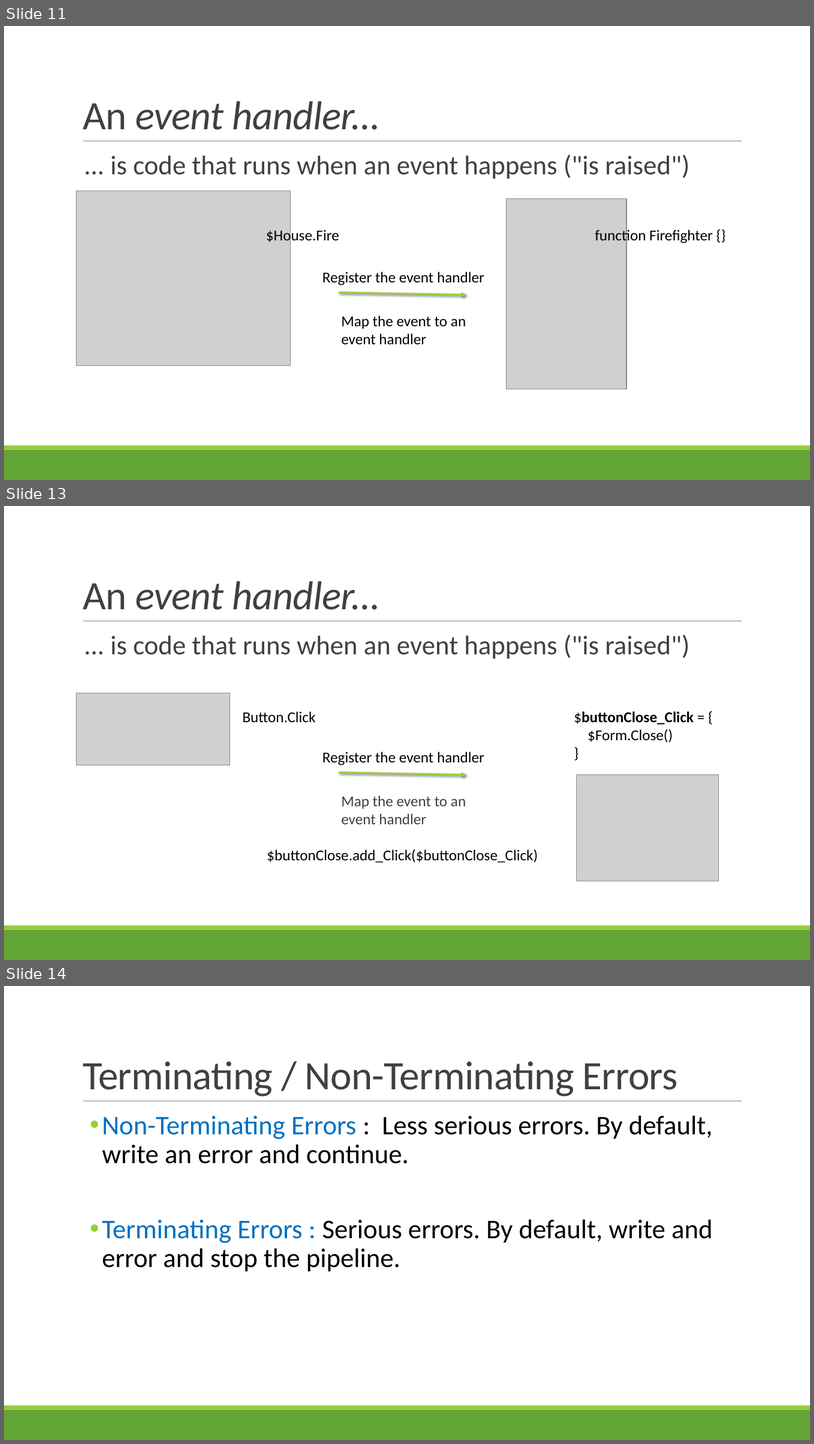
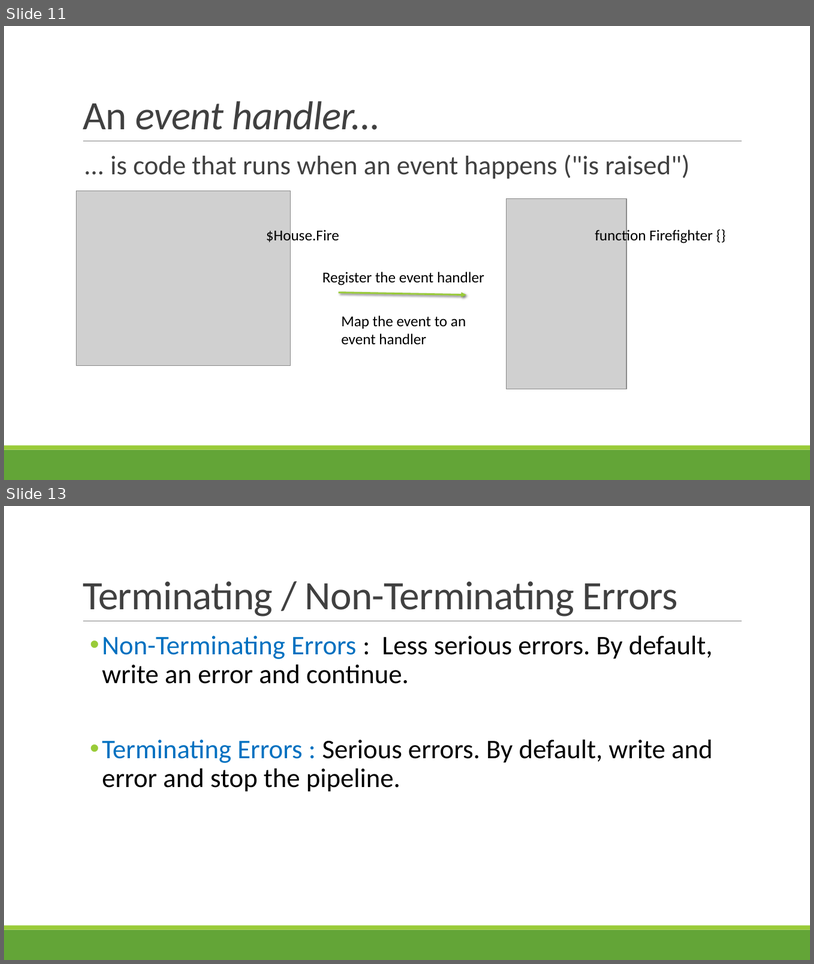
Before and after one commit to juneb/ThinkingInEvents, a slide deck: ThinkingInEvents-UserGroupTalk.pptx. Shown one above the other, each under a label of ours: slides 11, 13 and 14 before the commit, slides 11 and 13 after it; the slides between them are not shown. The pictures are 814x1444 and 814x964 pixels, drawn with LibreOffice and Linux fonts; fonts in the diff are those of the drawing; grey boxes stand for pictures. Boxes give left, top, right and bottom in pixels: in the first picture for what was removed or moved away, otherwise in the second. Text is boxed around its words. In the diff, an @@ line names an element or a change of style, - is before the commit and + after.

```diff
--- a/ThinkingInEvents-UserGroupTalk.pptx
+++ b/ThinkingInEvents-UserGroupTalk.pptx
@@ slide 13 removed at <box>4,506,810,960</box>, background #FFFFFF; not listed: 3 template elements that a slide beside it also shows @@
@@ title removed at <box>83,581,381,610</box> @@
-An event handler...
@@ text removed at <box>110,634,690,659</box> @@
-  ... is code that runs when an event happens ("is raised")
@@ picture removed at <box>77,693,230,765</box> @@
@@ text removed at <box>243,711,316,723</box> @@
-Button.Click
@@ text removed at <box>574,711,694,742</box> @@
-$buttonClose_Click = {
-$Form.Close()
-}
@@ text removed at <box>323,751,485,765</box> @@
-Register the event handler
@@ arrow removed from (339, 772) to (467, 775) @@
@@ picture removed at <box>577,775,719,881</box> @@
@@ text removed at <box>341,795,466,824</box> @@
-Map the event to an
-event handler
@@ text removed at <box>267,849,538,862</box> @@
-$buttonClose.add_Click($buttonClose_Click)
@@ what was slide 14 is now slide 13 @@
```
Also in this commit, not shown: 7 slides changed, 1 slide added, 5 other slides removed.
